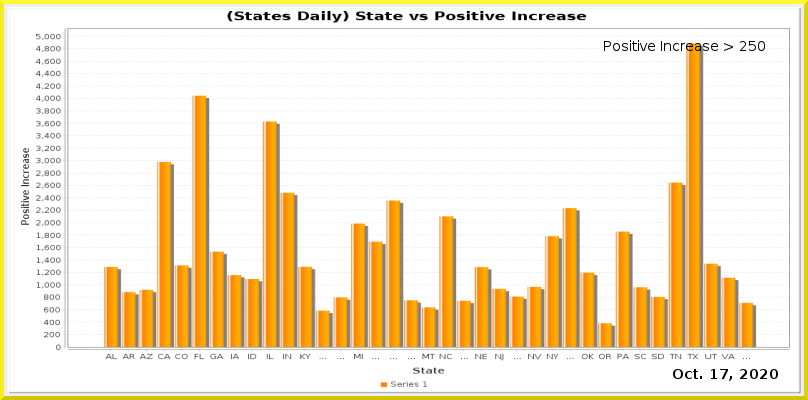
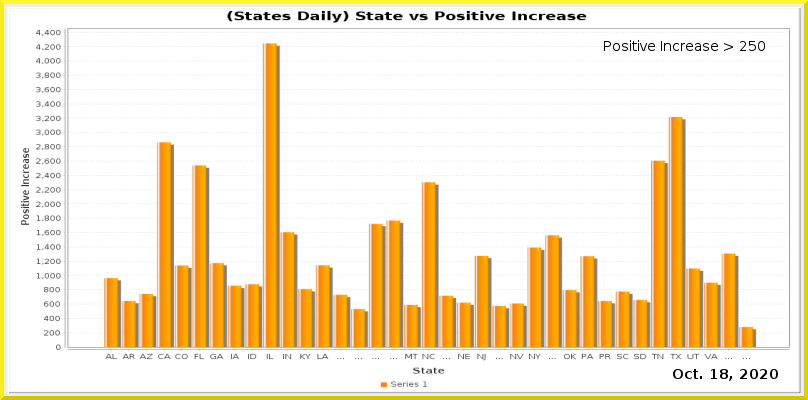
Layers edited between the first and the second 808×400 image:
painted on "Current Date" over [720, 369, 728, 379]
painted on "Date_vs_TestIncrease.png" over [36, 29, 790, 361]
